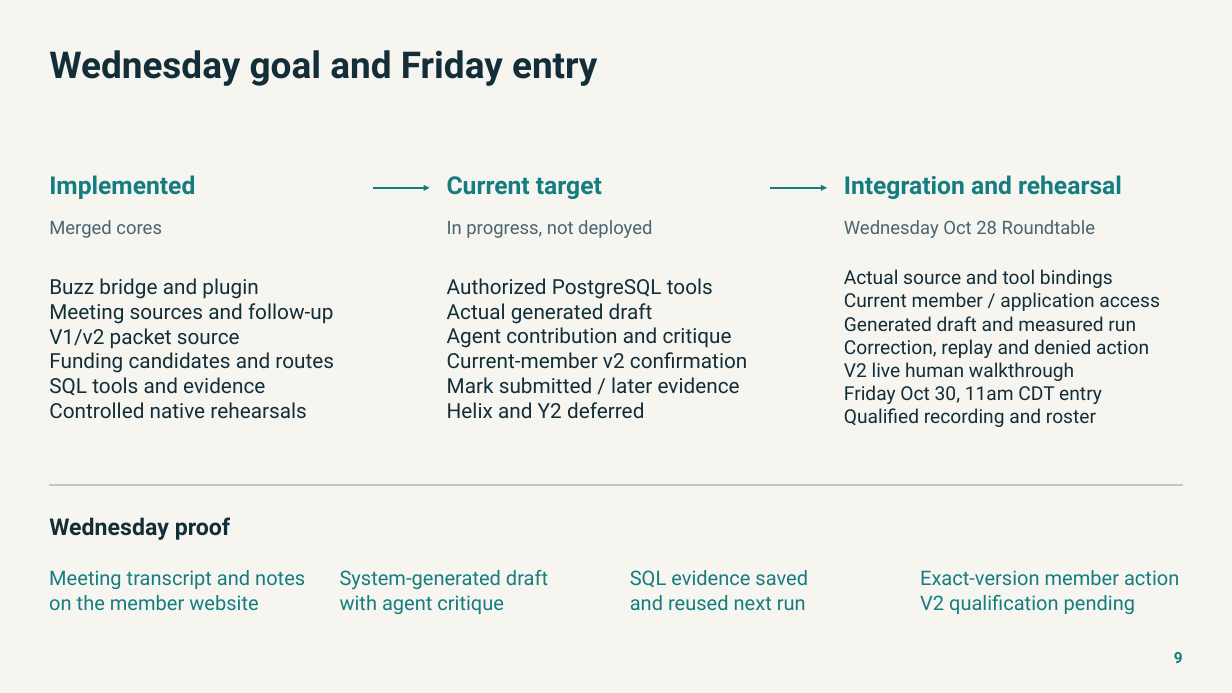
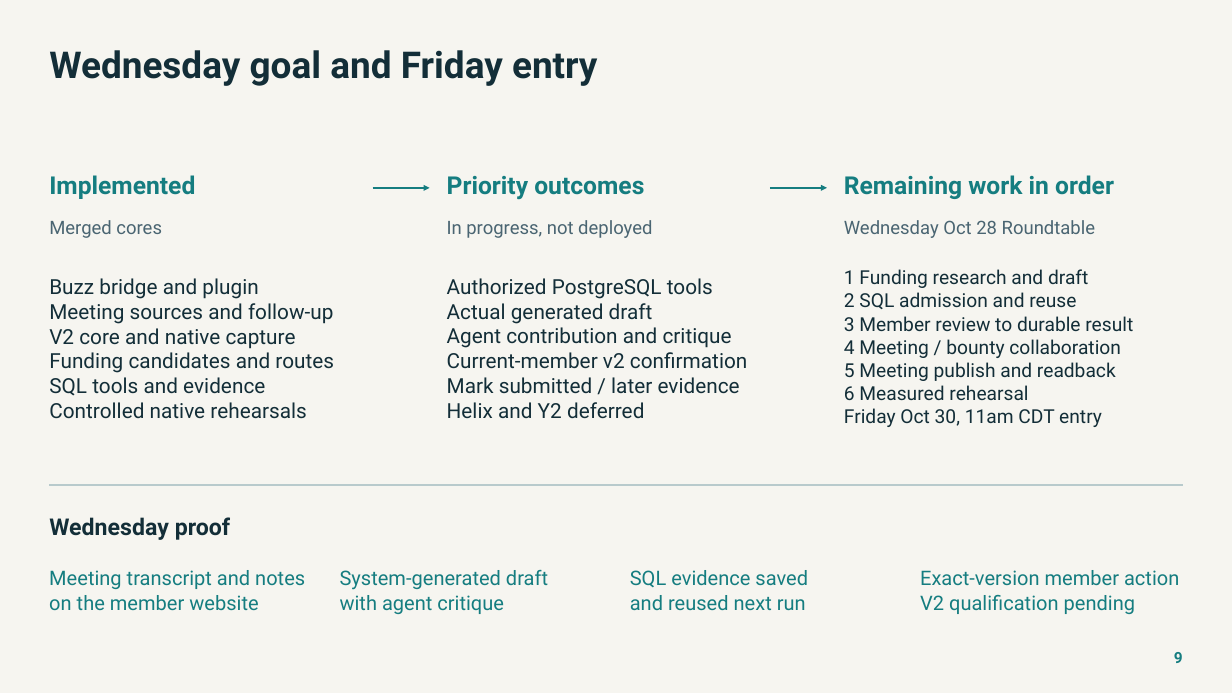
Before and after one commit to NetRxn/Inertia, a slide deck: slide 9 of Inertia-Architecture.pptx. Drawn at 1232x693 pixels with LibreOffice and Linux fonts; fonts in the diff are those of the drawing. Boxes give left, top, right and bottom in pixels: in the first picture for what was removed or moved away, otherwise in the second. Text is boxed around its words. In the diff, an @@ line names an element or a change of style, - is before the commit and + after.

Commit message:
docs: sync prioritized roadmap and source qualification artifacts

```diff
--- a/Inertia-Architecture.pptx
+++ b/Inertia-Architecture.pptx
@@ text at bbox=[447, 176, 644, 199]: text changed @@
-Current target
+Priority outcomes
@@ text at bbox=[844, 175, 1114, 199]: text changed @@
-Integration and rehearsal
+Remaining work in order
@@ text at bbox=[844, 269, 1133, 400]: text changed @@
-Actual source and tool bindings
-Current member / application access
-Generated draft and measured run
-Correction, replay and denied action
-V2 live human walkthrough
+1 Funding research and draft
+2 SQL admission and reuse
+3 Member review to durable result
+4 Meeting / bounty collaboration
+5 Meeting publish and readback
+6 Measured rehearsal
@@ text at bbox=[49, 328, 296, 349]: text changed @@
-V1/v2 packet source
+V2 core and native capture
@@ text at bbox=[844, 408, 1096, 427]: paragraph removed @@
-Qualified recording and roster
```
Also in this commit, not shown: 5 other slides changed, 22 other files.
